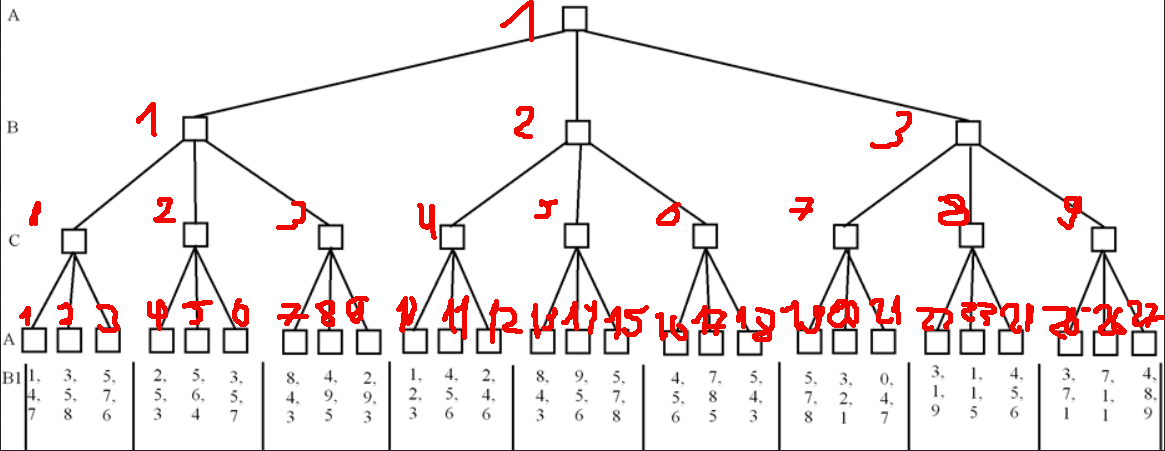
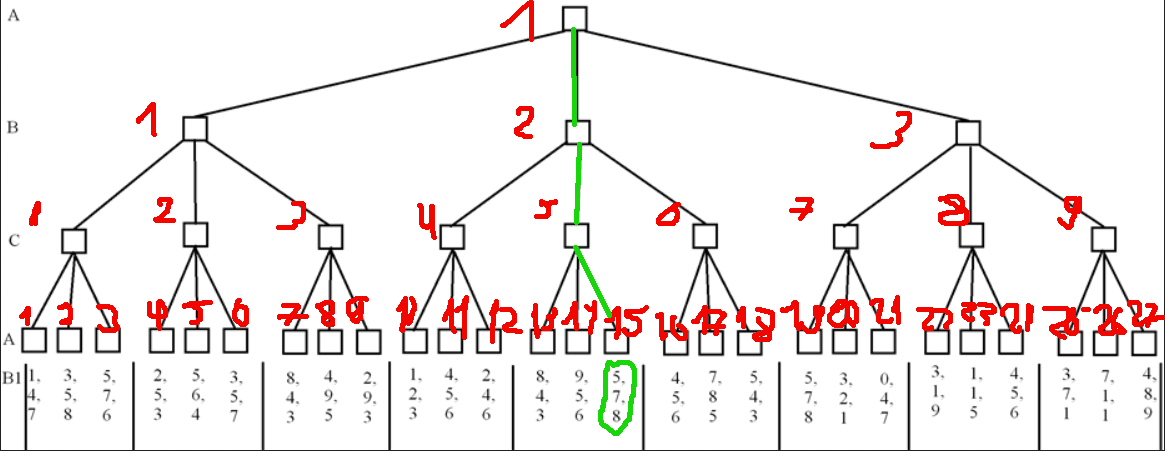
The second 1165×451 image is a revision of the first. Changes to its layers:
painted on "assignment.png" over [571, 27, 637, 436]
